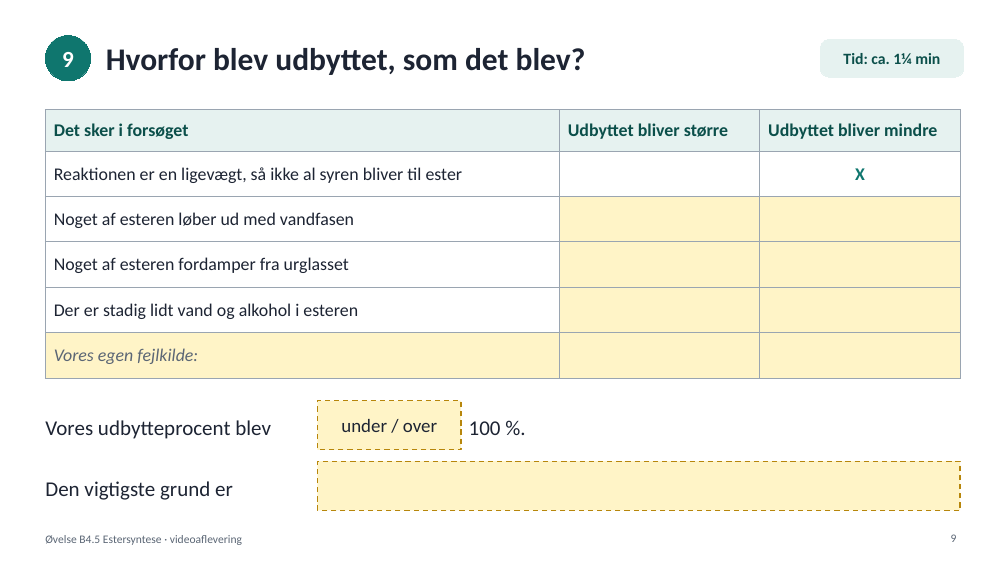
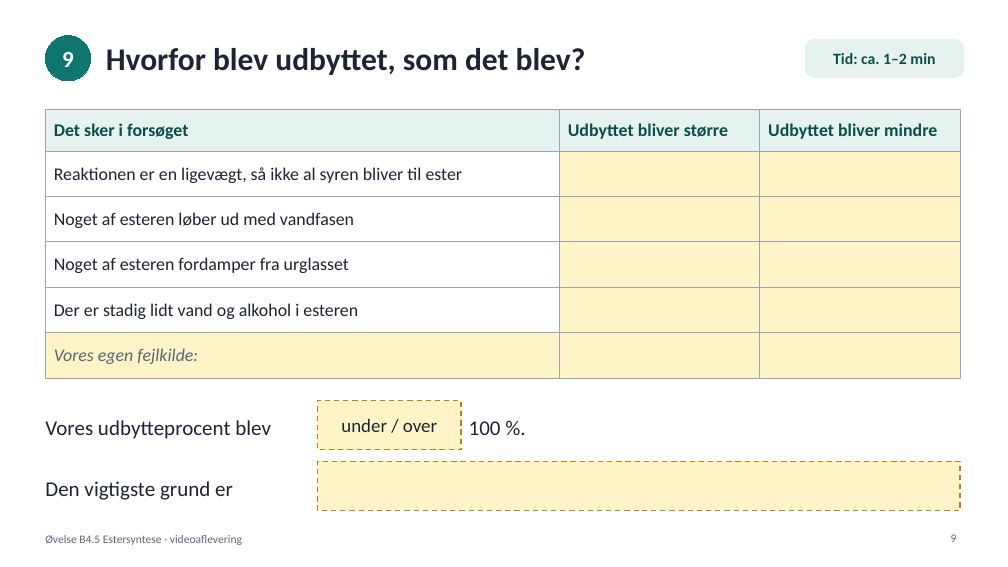
Before and after one commit to Napoleon53/NK_Kemibogen, a slide deck: slide 9 of b/oevelser/filer/b4-5-estersyntese-video.pptx. Drawn at 1008x567 pixels with LibreOffice and Linux fonts; fonts in the diff are those of the drawing. Boxes give left, top, right and bottom in pixels: in the first picture for what was removed or moved away, otherwise in the second. Text is boxed around its words. In the diff, an @@ line names an element or a change of style, - is before the commit and + after.

```diff
--- a/b/oevelser/filer/b4-5-estersyntese-video.pptx
+++ b/b/oevelser/filer/b4-5-estersyntese-video.pptx
@@ rounded rectangle "Tid: ca. 1–2 min": place and size @@
-rounded rectangle "Tid: ca. 1–2 min" at <box>820,39,964,77</box>
+rounded rectangle "Tid: ca. 1–2 min" at <box>805,39,964,77</box>
@@ text in rounded rectangle at <box>833,53,935,64</box>: text changed @@
-Tid: ca. 1¼ min
+Tid: ca. 1–2 min
@@ table at <box>45,110,960,368</box> @@
-row 2, column 3: X
+row 2, column 3: 
@@ fill none to #FFF4C7 in row 2, column 3 @@
```
Also in this commit, not shown: 8 other slides changed, 5 other files.
